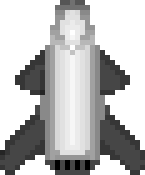
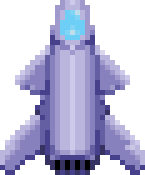
Two versions of the same layered image (w=145, h=175). Layer-by-layer changes:
hid "Layer 2" over [0, 0, 145, 175]
